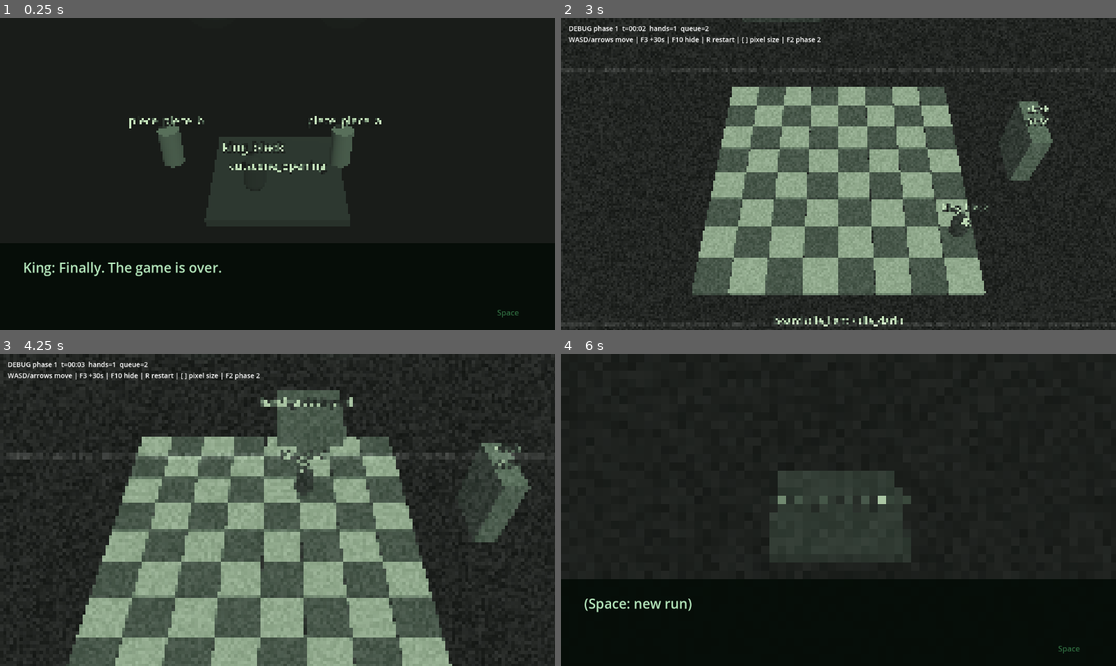
Above: before the commit, frames 1-4 (two rows, left to right).
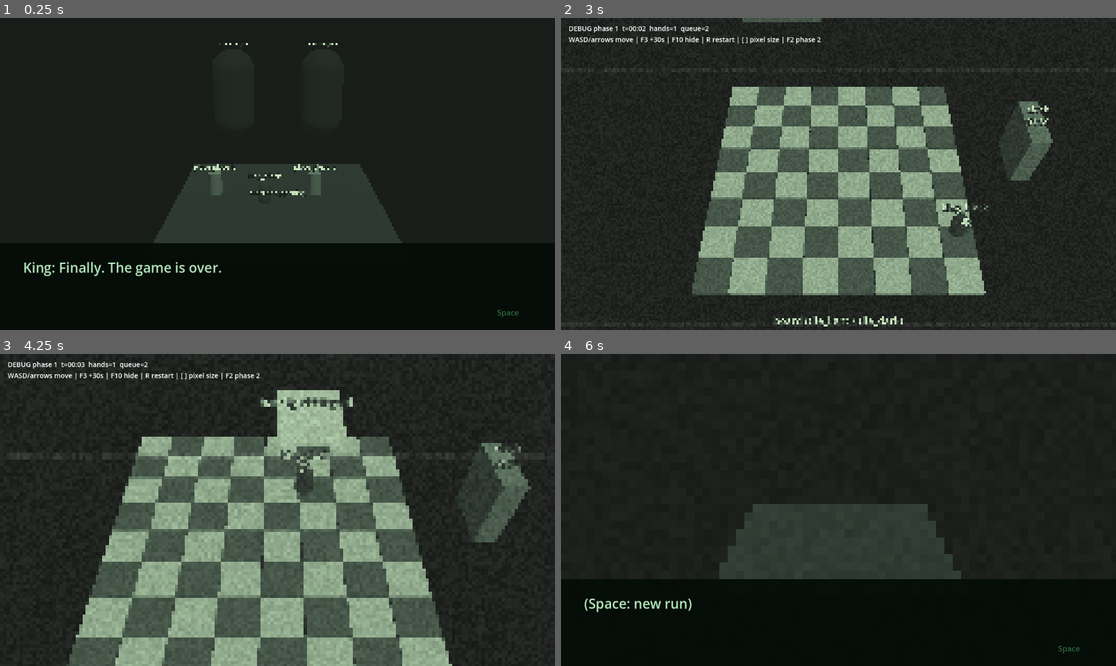
Above: after the commit, the same moments.

Repository: gitSQUASHed/chess--cosmic-horror
Game: Godot game, scene res://src/main.tscn
Same seed, same stepped clock (60 frames per second), same inputs: the game is played once before the commit and once after it.
Inputs:
- Up to frame 1 (0.25 s): no input
- Up to frame 2 (3 s): tap Enter at 0.5, 2.1 s; hold D (move_right) 0.53-1.28 s; hold Space (confirm) 0.53-1.28 s; hold S (move_down) 1.28-2.03 s; tap R at 1.35 s; hold D (move_right) 2.03-2.78 s; hold W (move_up) from 2.78 s (still down); tap 1 at 2.85 s
- Up to frame 3 (4.25 s): release W (move_up) at 3.53 s; hold A (move_left) from 3.53 s (still down); tap 2 at 3.6 s
- Up to frame 4 (6 s): tap 3 at 4.35 s; release A (move_left) at 5.03 s; hold S (move_down) 5.03-5.78 s; tap 4 at 5.1 s; hold D (move_right) from 5.78 s (still down); tap Space (confirm) at 5.85 s

The runs differ from the first frame. In frame 1, 7.9% of the frame differs, in the area x 23-73%, y 8-73%; in frame 2, 0.2%; in frame 3, 1.9%; in frame 4, 6.6%.

Commit message:
[STYLE] adjust the visuals

Diff:
--- a/src/actors/guiding_hand.gd
+++ b/src/actors/guiding_hand.gd
@@ -11,7 +11,7 @@
 ## Distance at which the threat value reaches 1.
 const THREAT_NEAR := 1.5
 ## Distance at which the threat value reaches 0.
-const THREAT_FAR := 25.0
+const THREAT_FAR := 20.0
 
 var target: Node3D
 var speed := 0.0
@@ -43,10 +43,13 @@
 		heading = to_target.normalized()
 
 
-## 0 (far) to 1 (touching distance).
+## 0 (far) to 1 (touching distance). Squared, so a hand at the edge of the island (about
+## 10 tiles away, as in the reference image) is only a mild threat and the response
+## ramps up steeply as it closes in.
 func threat(from_position: Vector3) -> float:
 	var distance := from_position.distance_to(global_position)
-	return clampf(1.0 - (distance - THREAT_NEAR) / (THREAT_FAR - THREAT_NEAR), 0.0, 1.0)
+	var linear := clampf(1.0 - (distance - THREAT_NEAR) / (THREAT_FAR - THREAT_NEAR), 0.0, 1.0)
+	return linear * linear
 
 
 func _physics_process(delta: float) -> void:
--- a/src/core/camera_rig.gd
+++ b/src/core/camera_rig.gd
@@ -56,14 +56,24 @@
 	return result
 
 
+## Cutscenes: the Phase 1 lens (same distance and fov, so models keep their in-game scale) from
+## a low angle, so the 5 m player silhouettes behind the board (z -5) fit in frame and the
+## pieces on the board stay above the bottom textbox.
+static func cutscene_pose() -> Pose:
+	var result := phase_one_pose()
+	result.focus = Vector3(4.0, 2.0, 6.5)
+	result.tilt_deg = 21.0
+	return result
+
+
 ## Follows the king at a fixed distance with the tunable field rotation.
 static func phase_two_pose(focus: Vector3) -> Pose:
 	var result := Pose.new()
 	result.focus = focus
 	result.yaw_deg = Constants.PHASE2_YAW_DEG
 	result.tilt_deg = Constants.PHASE2_TILT_DEG
-	result.distance = 16.0
-	result.fov = 35.0
+	result.distance = Constants.PHASE2_DISTANCE
+	result.fov = Constants.PHASE2_FOV_DEG
 	return result
 
 
--- a/src/core/constants.gd
+++ b/src/core/constants.gd
@@ -10,9 +10,17 @@
 const MIN_TELEGRAPH := 0.5
 const KING_MOVE_SECONDS := 0.14
 const KING_START_TILE := Vector2i(3, 4)
-## Default Phase 2 camera rotation around the vertical axis. Tuned in playtest.
-const PHASE2_YAW_DEG := 40.0
-## Phase 2 camera tilt above the horizon (lower = more isometric).
-const PHASE2_TILT_DEG := 38.0
+## Phase 2 camera rotation around the vertical axis. 45 makes tiles read as symmetric diamonds,
+## as in docs/plan/style/reference/phase2_target.png.
+const PHASE2_YAW_DEG := 45.0
+## Phase 2 camera tilt above the horizon (lower = flatter). About 32 gives the reference's
+## roughly 2:1 tile diamonds.
+const PHASE2_TILT_DEG := 32.0
+## Phase 2 vertical field of view. Narrow, so the view is close to isometric with only mild
+## perspective.
+const PHASE2_FOV_DEG := 25.0
+## Phase 2 camera distance. With the fov above, about 12 tiles of ground fill the screen height
+## after the calm fisheye magnification.
+const PHASE2_DISTANCE := 31.0
 ## Pillars farther than this from the king sink into the void; closer ones rise out of it.
-const PILLAR_REVEAL_RADIUS := 5
+const PILLAR_REVEAL_RADIUS := 8
--- a/src/core/palette.gd
+++ b/src/core/palette.gd
@@ -13,7 +13,9 @@
 const PROP := Color("b8b8b8")
 const VOID_BLACK := Color("050a07")
 
-const SCREEN_DARK := Color("050a07")
-const SCREEN_DEEP := Color("14301c")
-const SCREEN_MID := Color("2f6b3f")
-const SCREEN_LIGHT := Color("b6e8bd")
+## Screen palette ramps (void, deep, mid, light) for the shader's palette mapping, set per
+## phase by ScreenEffects. Phase 1 keeps a wide ramp so the board, clock and silhouettes stay
+## distinct. Phase 2 follows docs/plan/style/reference/phase2_target.png: a lifted gray void
+## and desaturated greens, brightened for legibility.
+const SCREEN_PHASE_ONE: Array[Color] = [Color("171a17"), Color("2b362e"), Color("546b57"), Color("c7e6bd")]
+const SCREEN_PHASE_TWO: Array[Color] = [Color("262826"), Color("3d443d"), Color("617061"), Color("d1e3c2")]
--- a/src/fx/screen.gdshader
+++ b/src/fx/screen.gdshader
@@ -15,6 +15,8 @@
 uniform float static_amount : hint_range(0.0, 1.0) = 0.0;
 uniform float fisheye : hint_range(0.0, 1.0) = 0.0;
 uniform float bloom : hint_range(0.0, 1.0) = 0.0;
+// Retro palette ramp. Set per phase by ScreenEffects from Palette.SCREEN_PHASE_*; these
+// defaults are the Phase 1 ramp.
 uniform vec3 color_dark : source_color = vec3(0.09, 0.10, 0.09);
 uniform vec3 color_deep : source_color = vec3(0.17, 0.21, 0.18);
 uniform vec3 color_mid : source_color = vec3(0.33, 0.42, 0.34);
@@ -40,6 +42,11 @@
 	// White bloom: a capped wash toward white so the scene never goes fully blind.
 	color = mix(color, vec3(1.0), bloom * 0.7);
 
+	// Vignette dims the scene before the palette mapping, so it can only darken toward
+	// color_dark and never pushes the void below the palette.
+	float edge = smoothstep(0.35, 0.95, length((SCREEN_UV - 0.5) * vec2(1.0, 0.85)));
+	color *= 1.0 - vignette * edge;
+
 	float luma = dot(color, vec3(0.299, 0.587, 0.114));
 	float t = clamp(luma, 0.0, 1.0) * 3.0;
 	vec3 mapped = mix(color_dark, color_deep, clamp(t, 0.0, 1.0));
@@ -47,12 +54,10 @@
 	mapped = mix(mapped, color_light, clamp(t - 2.0, 0.0, 1.0));
 	color = mix(color, mapped, palette_mix);
 
-	float edge = smoothstep(0.35, 0.95, length((SCREEN_UV - 0.5) * vec2(1.0, 0.85)));
-	color *= 1.0 - vignette * edge;
-
+	// Film grain proportional to brightness: lit tiles are noisier than the void.
 	float frame = floor(TIME * 30.0);
 	float noise = hash(cell + frame);
-	color += (noise - 0.5) * grain;
+	color *= 1.0 + (noise - 0.5) * grain * 2.0;
 
 	float snow = hash(cell * 1.7 + frame * 3.1);
 	float streak = step(0.985, hash(vec2(floor(cell.y * 0.5), floor(TIME * 10.0)))) * hash(vec2(cell.x * 0.05, frame));
--- a/src/fx/screen_effects.gd
+++ b/src/fx/screen_effects.gd
@@ -1,13 +1,18 @@
 class_name ScreenEffects
 extends Node
 ## Drives the screen shader per phase and from the guiding-hand threat value.
-## Phase 1: light grain and static. Phase 2: vignette, grain, static, gentle fisheye, and a threat response
-## (white bloom, denser static, camera shake, slightly larger pixels). Bloom is capped so the
-## king stays readable. Each effect can be toggled for debugging (F5 to F9; F9 is the green palette).
+## Phase 1: light grain and static, wide palette ramp. Phase 2 at calm follows
+## docs/plan/style/reference/phase2_target.png: its own palette ramp, visible grain, faint static,
+## a barely visible vignette and fisheye. The guiding-hand threat
+## brightens the screen (white bloom) and raises grain, static, vignette, fisheye, shake and
+## pixel size. Bloom is capped so the king stays readable. Each effect can be toggled for
+## debugging (F5 to F9; F9 is the green palette).
 
 enum Mode { NONE, PHASE_ONE, PHASE_TWO }
 
 const BLOOM_MAX := 0.8
+## Shader uniforms of the palette ramp, in the order of Palette.SCREEN_PHASE_*.
+const PALETTE_UNIFORMS: Array[StringName] = [&"color_dark", &"color_deep", &"color_mid", &"color_light"]
 const SMOOTHING := 4.0
 
 ## Debug switches: vignette, grain, fisheye, bloom.
@@ -33,6 +38,9 @@
 
 func set_mode(mode: Mode) -> void:
 	_mode = mode
+	var ramp := Palette.SCREEN_PHASE_TWO if mode == Mode.PHASE_TWO else Palette.SCREEN_PHASE_ONE
+	for index in range(PALETTE_UNIFORMS.size()):
+		_layer.set_effect(PALETTE_UNIFORMS[index], ramp[index])
 	if mode != Mode.PHASE_TWO:
 		_threat = 0.0
 
@@ -51,13 +59,13 @@
 	var target_boost := 0.0
 	match _mode:
 		Mode.PHASE_ONE:
-			target_grain = 0.04
-			target_static = 0.2
+			target_grain = 0.08
+			target_static = 0.15
 		Mode.PHASE_TWO:
-			target_vignette = 0.6 + 0.2 * _threat
-			target_grain = 0.08 + 0.25 * _threat
-			target_static = 0.3 + 0.4 * _threat
-			target_fisheye = 1.0
+			target_vignette = 0.1 + 0.4 * _threat
+			target_grain = 0.16 + 0.3 * _threat
+			target_static = 0.05 + 0.4 * _threat
+			target_fisheye = 0.12 + 0.2 * _threat
 			target_bloom = BLOOM_MAX * _threat * _threat
 			target_boost = Presets.THREAT_BOOST * _threat
 			if _threat > 0.35:
--- a/src/models/placeholders.gd
+++ b/src/models/placeholders.gd
@@ -83,9 +83,10 @@
 		var base: Color = model.get_meta("base_colour")
 		material.albedo_color = Color(base.r * brightness, base.g * brightness, base.b * brightness, base.a)
 		if model.has_meta("glow"):
-			# Hands are celestial: always emissive, so they stay the brightest thing on screen.
+			# Hands are celestial: always emissive with a near-white light, so they stay the
+			# brightest thing on screen after the palette mapping (a pure red would map dark).
 			material.emission_enabled = true
-			material.emission = base
+			material.emission = base.lerp(Color.WHITE, 0.6)
 			material.emission_energy_multiplier = brightness * 1.2
 		else:
 			material.emission_enabled = brightness > 1.0
@@ -94,7 +95,15 @@
 
 static func king(is_white: bool) -> Node3D:
 	var colour := Palette.KING_WHITE_SIDE if is_white else Palette.KING_BLACK_SIDE
-	return make("king_white" if is_white else "king_black", "capsule", Vector3(0.5, 0.9, 0.5), colour)
+	var model := make("king_white" if is_white else "king_black", "capsule", Vector3(0.5, 0.9, 0.5), colour)
+	# A faint self-light lifts the king above the surfaces around it after the palette mapping.
+	var body := model.get_node_or_null("Body") as MeshInstance3D
+	if body != null and body.material_override is StandardMaterial3D:
+		var material := body.material_override as StandardMaterial3D
+		material.emission_enabled = true
+		material.emission = colour
+		material.emission_energy_multiplier = 0.35
+	return model
 
 
 static func hand(asset_label: String, size: Vector3 = Vector3(1.0, 0.5, 1.0)) -> Node3D:
--- a/src/phase2/phase2.gd
+++ b/src/phase2/phase2.gd
@@ -5,8 +5,10 @@
 
 signal finished(result: String)
 
-## Half size of the visible ground area, in camera-aligned metres (x across, y down the screen).
-const VIEW_HALF := Vector2(11.0, 8.0)
+## Visible ground area around the king, in camera-aligned metres (x across, y down the screen).
+## Asymmetric because of perspective: the far side (up the screen) reaches farther than the near
+## side. Derived from the Phase 2 camera pose in Constants; update both together.
+const VIEW_RECT := Rect2(-11.0, -17.0, 22.0, 25.5)
 
 var context: GameContext
 ## Highest threat value of all guiding hands, 0 to 1 (used by the screen effects).
@@ -120,39 +122,41 @@
 	var edge := rng.randi_range(0, 3)
 	var spot := Vector2.ZERO
 	var inward := Vector2.ZERO
+	var low := VIEW_RECT.position
+	var high := VIEW_RECT.end
 	match edge:
 		0:
-			spot = Vector2(-VIEW_HALF.x, rng.randf_range(-VIEW_HALF.y, VIEW_HALF.y))
+			spot = Vector2(low.x, rng.randf_range(low.y, high.y))
 			inward = Vector2.RIGHT
 		1:
-			spot = Vector2(VIEW_HALF.x, rng.randf_range(-VIEW_HALF.y, VIEW_HALF.y))
+			spot = Vector2(high.x, rng.randf_range(low.y, high.y))
 			inward = Vector2.LEFT
 		2:
-			spot = Vector2(rng.randf_range(-VIEW_HALF.x, VIEW_HALF.x), -VIEW_HALF.y)
+			spot = Vector2(rng.randf_range(low.x, high.x), low.y)
 			inward = Vector2.DOWN
 		_:
-			spot = Vector2(rng.randf_range(-VIEW_HALF.x, VIEW_HALF.x), VIEW_HALF.y)
+			spot = Vector2(rng.randf_range(low.x, high.x), high.y)
 			inward = Vector2.UP
 	var screen_dir := inward.rotated(rng.randf_range(-1.0, 1.0))
 	command.start = king_position + right * spot.x + down * spot.y
 	command.start.y = 0.0
 	command.direction = (right * screen_dir.x + down * screen_dir.y).normalized()
 	command.heading = atan2(command.direction.x, command.direction.z)
-	var travel := _exit_distance(spot, screen_dir, VIEW_HALF) + 2.0
+	var travel := _exit_distance(spot, screen_dir, VIEW_RECT) + 2.0
 	command.active_override = travel / AttackDefinition.SWIPE_SPEED
 	command.origin = command.start - command.direction * 2.0
 
 
-func _exit_distance(spot: Vector2, direction: Vector2, half: Vector2) -> float:
+func _exit_distance(spot: Vector2, direction: Vector2, view: Rect2) -> float:
 	var distance := INF
 	if direction.x > 0.001:
-		distance = minf(distance, (half.x - spot.x) / direction.x)
+		distance = minf(distance, (view.end.x - spot.x) / direction.x)
 	elif direction.x < -0.001:
-		distance = minf(distance, (-half.x - spot.x) / direction.x)
+		distance = minf(distance, (view.position.x - spot.x) / direction.x)
 	if direction.y > 0.001:
-		distance = minf(distance, (half.y - spot.y) / direction.y)
+		distance = minf(distance, (view.end.y - spot.y) / direction.y)
 	elif direction.y < -0.001:
-		distance = minf(distance, (-half.y - spot.y) / direction.y)
+		distance = minf(distance, (view.position.y - spot.y) / direction.y)
 	return maxf(distance, 1.0) if distance != INF else 1.0
 
 
--- a/src/ui/cutscene_runner.gd
+++ b/src/ui/cutscene_runner.gd
@@ -20,12 +20,10 @@
 
 func _ready() -> void:
 	var data := Cutscenes.get_cutscene(cutscene_name)
-	var pose := CameraRig.phase_one_pose()
-	pose.tilt_deg = 40.0
-	pose.distance = 10.0
 	context.camera.release()
-	context.camera.snap_to(pose)
-	var backdrop := Placeholders.make("cutscene_" + cutscene_name, "box", Vector3(3.0, 0.2, 3.0), Palette.PROP.darkened(0.5))
+	context.camera.snap_to(CameraRig.cutscene_pose())
+	# Board-sized stage, top surface at y 0 like the Phase 1 board.
+	var backdrop := Placeholders.make("cutscene_" + cutscene_name, "box", Vector3(8.0, 0.2, 8.0), Palette.PROP.darkened(0.5))
 	backdrop.position = Vector3(4.0, -0.2, 4.0)
 	add_child(backdrop)
 	for prop in data["props"]:
Not shown, added: docs/plan/style/reference/phase2_target.png.import
Not shown, changed: docs/plan/style/colors.md
Not shown, changed: docs/plan/style/shaders.md
Not shown, changed: docs/plan/style/visual_direction.md
Not shown, added: docs/tasks/T-22-phase2-reference-look.md
